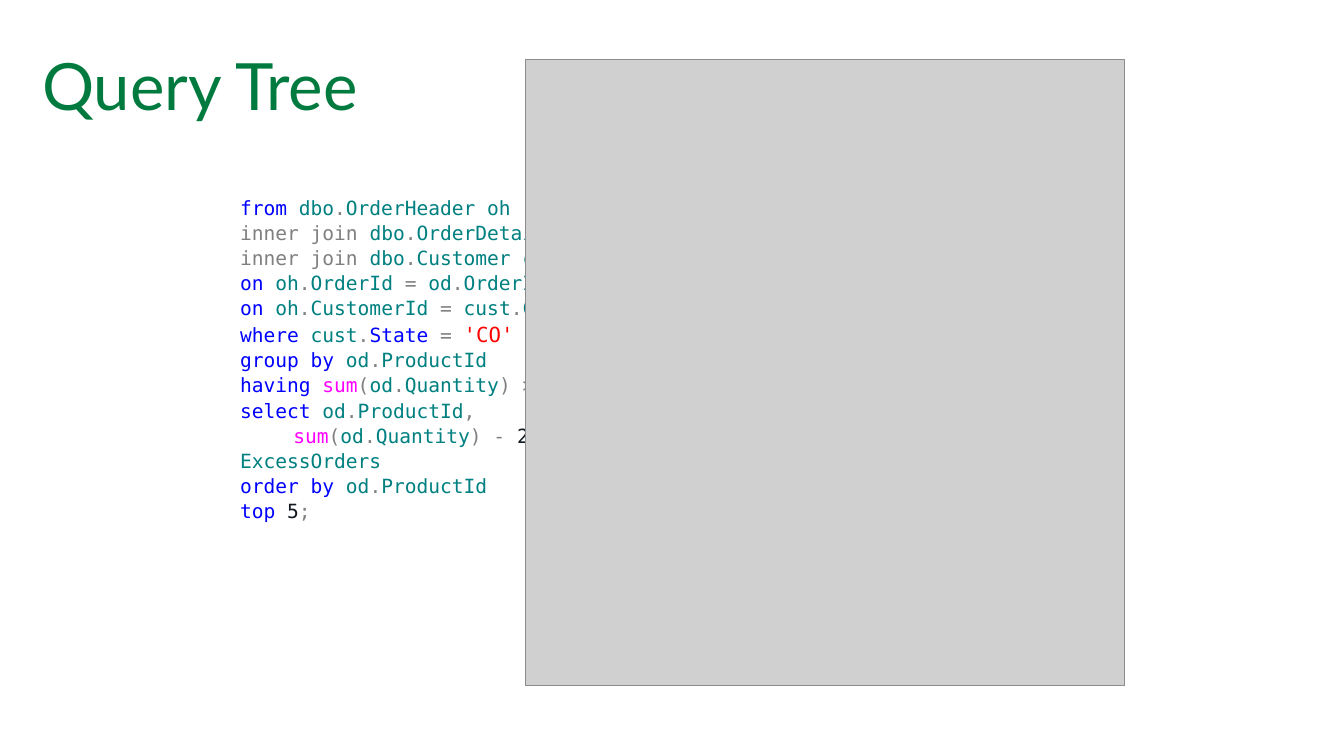
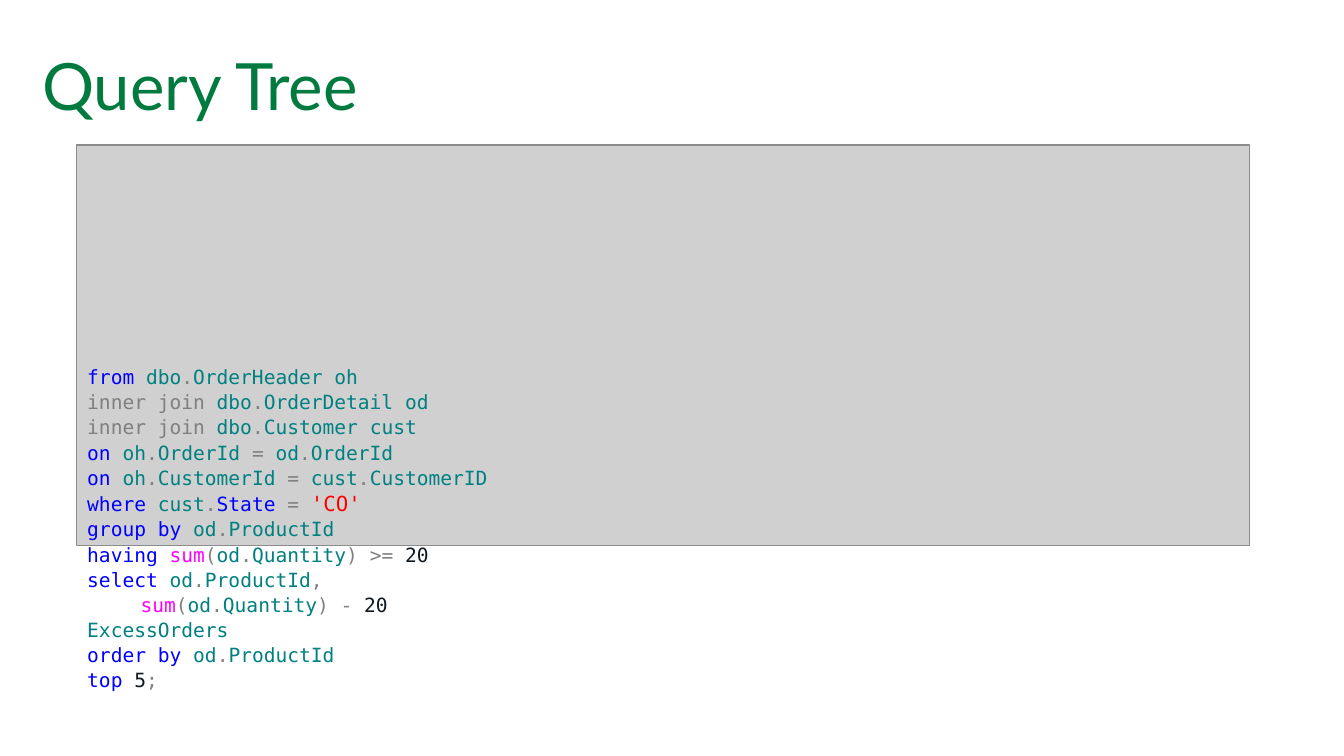
Before and after one commit to tf3604/OptimizerPresentation, a slide deck: slide 32 of Optimizer.pptx (slide 31 before the commit). Drawn at 1344x756 pixels with LibreOffice and Linux fonts; fonts in the diff are those of the drawing; grey boxes stand for pictures; background and template pictures are left out. Boxes give left, top, right and bottom in pixels: in the first picture for what was removed or moved away, otherwise in the second. Text is boxed around its words. In the diff, an @@ line names an element or a change of style, - is before the commit and + after.

Commit message:
Update to horizontal query tree visuals.

```diff
--- a/Optimizer.pptx
+++ b/Optimizer.pptx
@@ picture removed at (x1=526, y1=60, x2=1124, y2=686) @@
@@ picture added at (x1=77, y1=145, x2=1250, y2=545) @@
@@ text "from dbo.OrderHeader oh" moved from (x1=240, y1=200, x2=641, y2=522) to (x1=87, y1=369, x2=488, y2=691) @@
```
Also in this commit, not shown: 5 other slides changed, 1 slide added, 1 other file.
